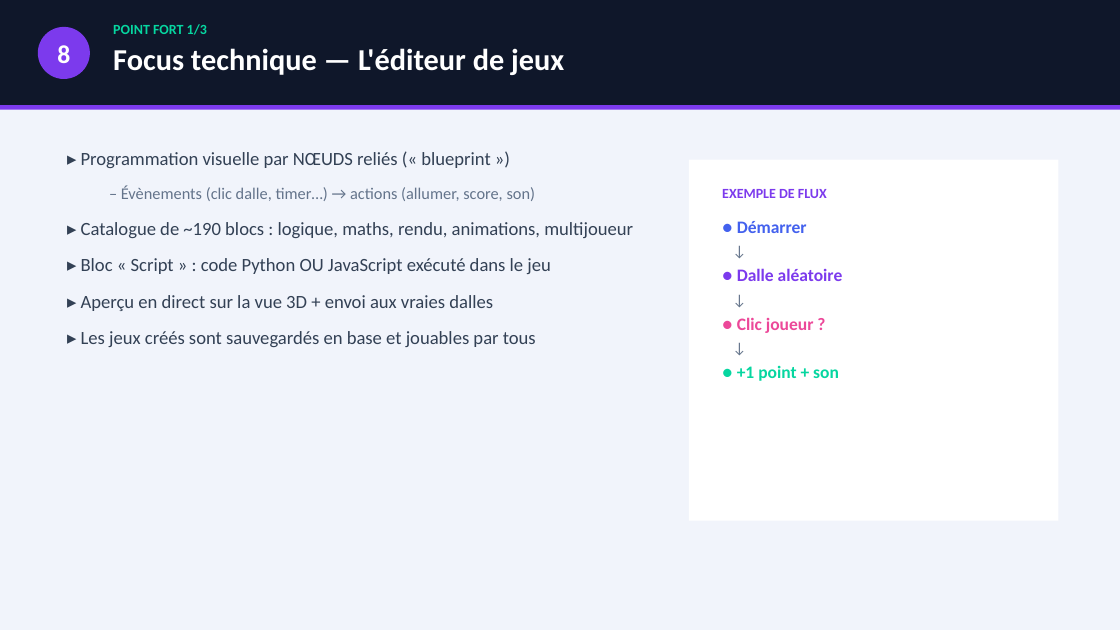
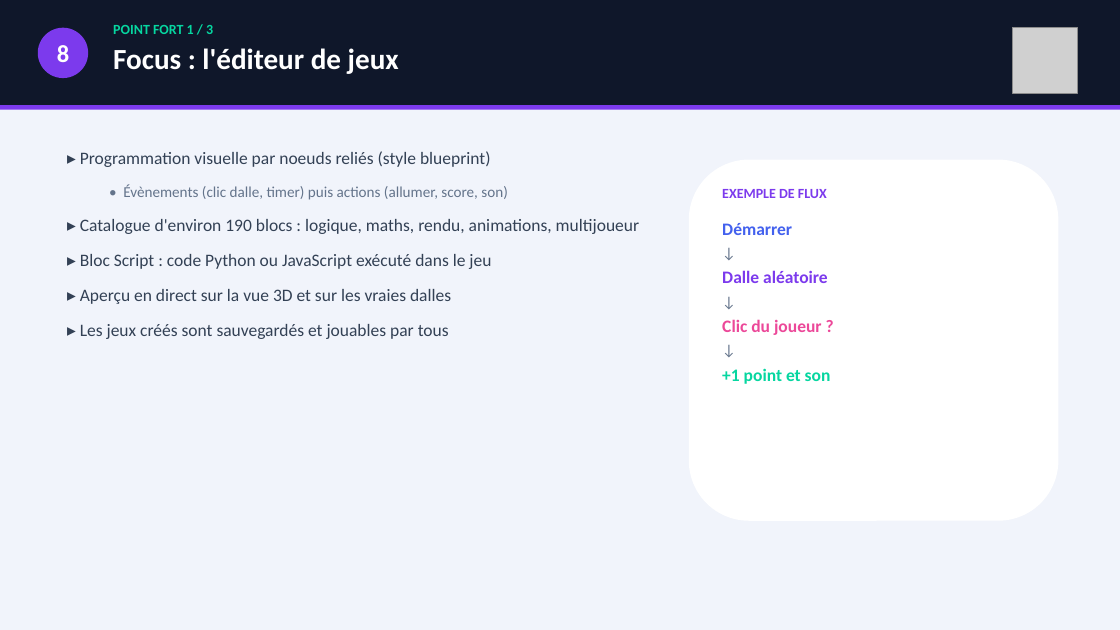
Before and after one commit to NewGenesisAgency/color_room, a slide deck: slide 12 of ColorRoom_Presentation_BTS_CIEL.pptx (slide 11 before the commit). Drawn at 1120x630 pixels with LibreOffice and Linux fonts; fonts in the diff are those of the drawing; grey boxes stand for pictures. Boxes give left, top, right and bottom in pixels: in the first picture for what was removed or moved away, otherwise in the second. Text is boxed around its words. In the diff, an @@ line names an element or a change of style, - is before the commit and + after.

```diff
--- a/ColorRoom_Presentation_BTS_CIEL.pptx
+++ b/ColorRoom_Presentation_BTS_CIEL.pptx
@@ ellipse "8" at (x1=38, y1=28, x2=88, y2=78): size 22 to 21 pt @@
@@ text at (x1=113, y1=25, x2=399, y2=74): text changed; size 26 to 25 pt @@
-POINT FORT 1/3
-Focus technique — L'éditeur de jeux
+POINT FORT 1 / 3
+Focus : l'éditeur de jeux
@@ picture added at (x1=1012, y1=28, x2=1078, y2=93) @@
@@ text at (x1=80, y1=151, x2=639, y2=339): text changed; size 16 to 15 pt @@
-▸ Programmation visuelle par NŒUDS reliés (« blueprint »)
-  – Évènements (clic dalle, timer…) → actions (allumer, score, son)
-▸ Catalogue de ~190 blocs : logique, maths, rendu, animations, multijoueur
-▸ Bloc « Script » : code Python OU JavaScript exécuté dans le jeu
-▸ Aperçu en direct sur la vue 3D + envoi aux vraies dalles
-▸ Les jeux créés sont sauvegardés en base et jouables par tous
+▸ Programmation visuelle par noeuds reliés (style blueprint)
+  • Évènements (clic dalle, timer) puis actions (allumer, score, son)
+▸ Catalogue d'environ 190 blocs : logique, maths, rendu, animations, multijoueur
+▸ Bloc Script : code Python ou JavaScript exécuté dans le jeu
+▸ Aperçu en direct sur la vue 3D et sur les vraies dalles
+▸ Les jeux créés sont sauvegardés et jouables par tous
@@ rounded rectangle at (x1=689, y1=160, x2=1059, y2=521): rectangle to rounded rectangle @@
@@ text at (x1=722, y1=223, x2=792, y2=235): text changed @@
-● Démarrer
+Démarrer
@@ text at (x1=722, y1=270, x2=828, y2=283): text changed @@
-● Dalle aléatoire
+Dalle aléatoire
@@ text at (x1=722, y1=319, x2=822, y2=335): text changed @@
-● Clic joueur ?
+Clic du joueur ?
@@ text at (x1=722, y1=368, x2=831, y2=384): text changed @@
-● +1 point + son
++1 point et son
```
Also in this commit, not shown: 18 other slides changed, 2 slides added, 24 other files.
